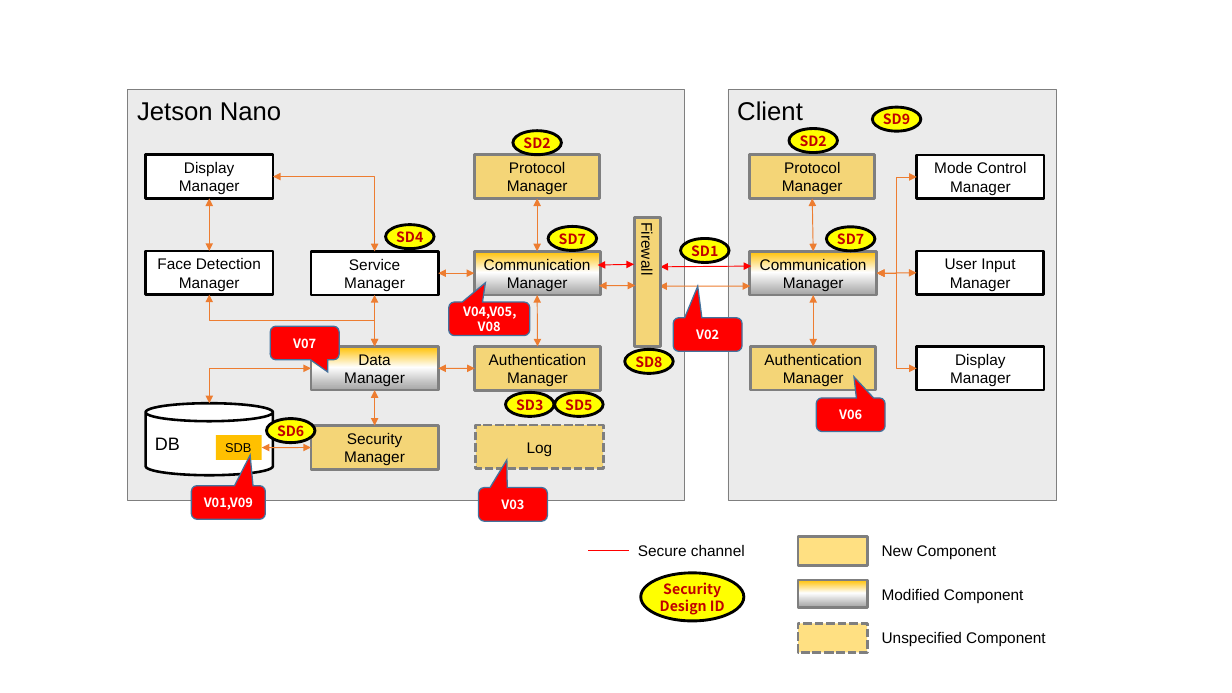
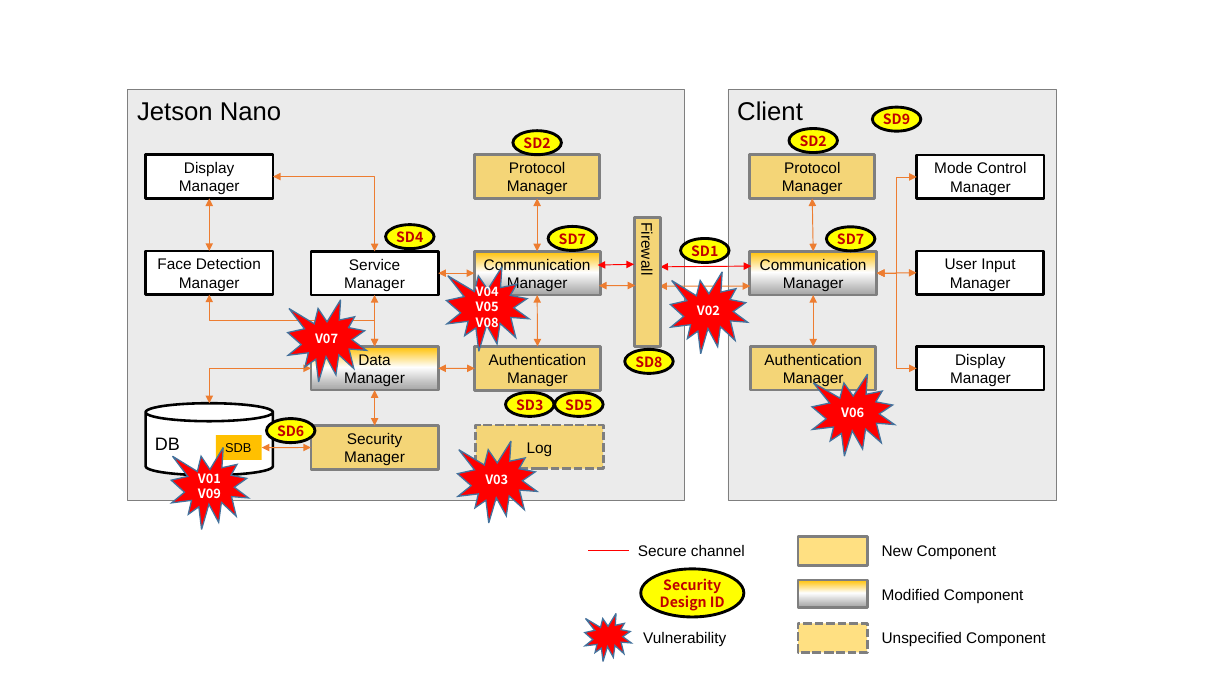
Before and after one commit to prayam/cmu_project_public, a slide deck: slide 3 of docs/phase2/03_vulnerabilities/vulnerabilities.pptx. Drawn at 1232x693 pixels with LibreOffice and Linux fonts; fonts in the diff are those of the drawing. Boxes give left, top, right and bottom in pixels: in the first picture for what was removed or moved away, otherwise in the second. Text is boxed around its words. In the diff, an @@ line names an element or a change of style, - is before the commit and + after.

```diff
--- a/docs/phase2/03_vulnerabilities/vulnerabilities.pptx
+++ b/docs/phase2/03_vulnerabilities/vulnerabilities.pptx
@@ irregular seal "V04": place and size @@
-irregular seal "V04" at [449,302,531,335]
+irregular seal "V04" at [446,267,529,351]
@@ text in irregular seal at [476,282,499,331]: text changed @@
-V04,V05,V08
+V04
+V05
+V08
@@ irregular seal "V02": place and size @@
-irregular seal "V02" at [674,318,743,351]
+irregular seal "V02" at [671,272,749,354]
@@ irregular seal "V07": place and size @@
-irregular seal "V07" at [271,326,340,360]
+irregular seal "V07" at [287,300,366,383]
@@ irregular seal "V06": place and size @@
-irregular seal "V06" at [816,398,885,432]
+irregular seal "V06" at [812,374,895,457]
@@ irregular seal added at [171,447,249,530], fill #FF0000, outline #43739E 1 pt, 10 pt, text #FFFFFF, bold @@
+V01V09
@@ rounded speech box to irregular seal in 5 elements at [446,267,529,351], [812,374,895,457], [287,300,366,383], [671,272,749,354], [457,441,537,523] @@
@@ irregular seal "V03": place and size @@
-irregular seal "V03" at [479,488,548,521]
+irregular seal "V03" at [457,441,537,523]
@@ rounded speech box removed at [191,486,265,519] @@
-V01,V09
@@ ellipse "Security Design ID": place and size @@
-ellipse "Security Design ID" at [641,573,745,621]
+ellipse "Security Design ID" at [641,569,745,617]
@@ irregular seal added at [585,614,631,662], fill #FF0000, outline #43739E 1 pt @@
@@ text added at [643,632,726,646], 12 pt, text #000000 @@
+Vulnerability
```
Also in this commit, not shown: 1 other slide changed, 2 other files.
